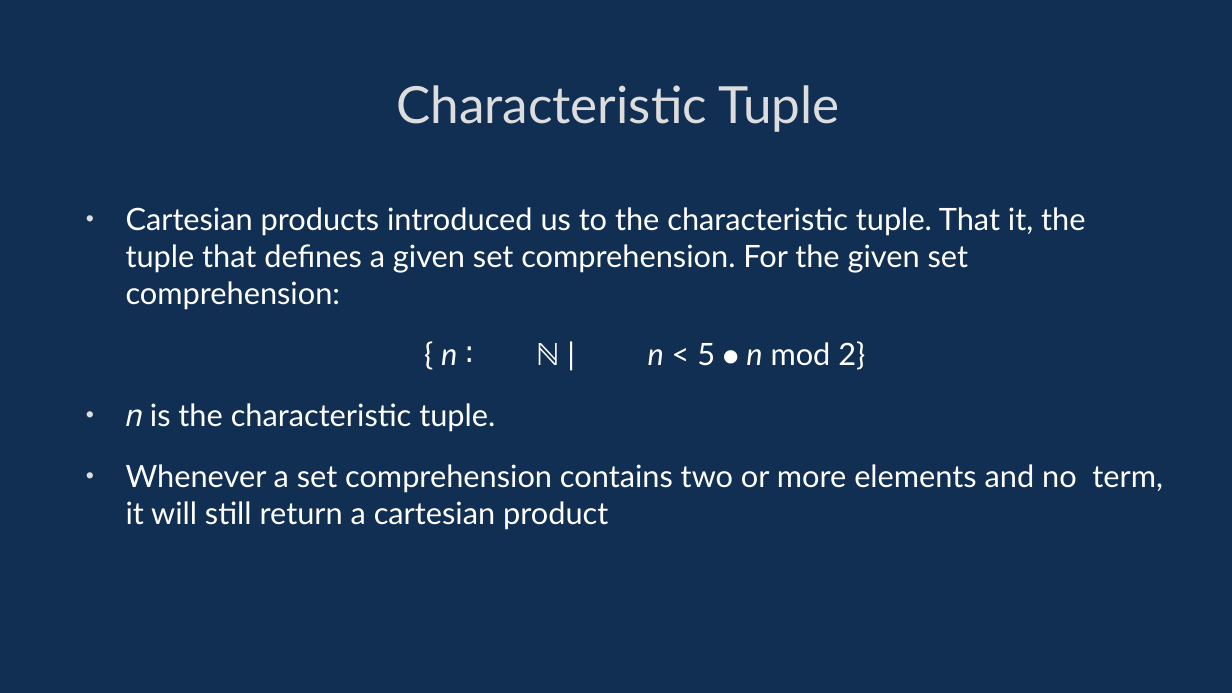
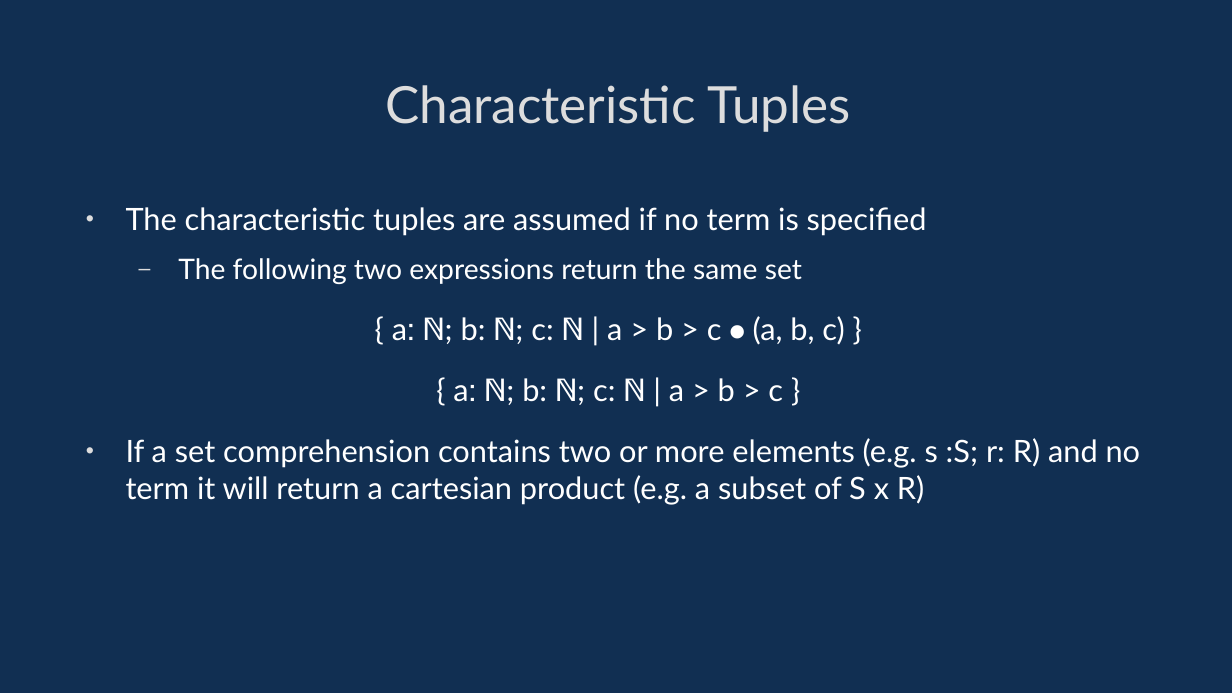
Before and after one commit to davidgundry/maths22-23, a slide deck: slide 81 of slides/maths-8-set-theory.odp (slide 74 before the commit). Drawn at 1232x693 pixels with LibreOffice and Linux fonts; fonts in the diff are those of the drawing. Boxes give left, top, right and bottom in pixels: in the first picture for what was removed or moved away, otherwise in the second. Text is boxed around its words. In the diff, an @@ line names an element or a change of style, - is before the commit and + after.

```diff
--- a/slides/maths-8-set-theory.odp
+++ b/slides/maths-8-set-theory.odp
@@ title at [385, 85, 850, 132]: text changed @@
-Characteristic Tuple
+Characteristic Tuples
@@ text at [126, 207, 1141, 505]: text changed @@
-• Cartesian products introduced us to the characteristic tuple. That it, the tuple that defines a given set comprehension. For the given set comprehension:
-{ n ∶ ℕ | n < 5 ⦁ n mod 2}
-• 𝑛 is the characteristic tuple.
-• Whenever a set comprehension contains two or more elements and no term, it will still return a cartesian product
+• The characteristic tuples are assumed if no term is specified
+  – The following two expressions return the same set
+{ a∶ ℕ; b: ℕ; c: ℕ | a > b > c ⦁ (a, b, c) }
+{ a∶ ℕ; b: ℕ; c: ℕ | a > b > c }
+• If a set comprehension contains two or more elements (e.g. s :S; r: R) and no term it will return a cartesian product (e.g. a subset of S x R)
```
Also in this commit, not shown: 39 other slides changed, 15 slides added, 4 slides removed, 24 other files.
